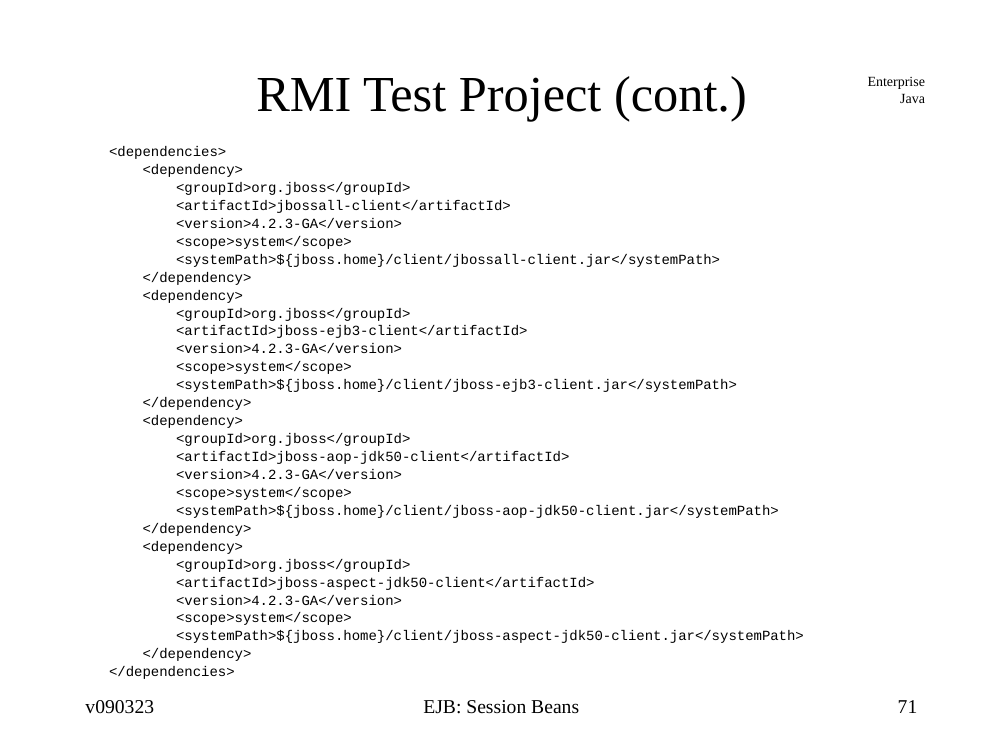
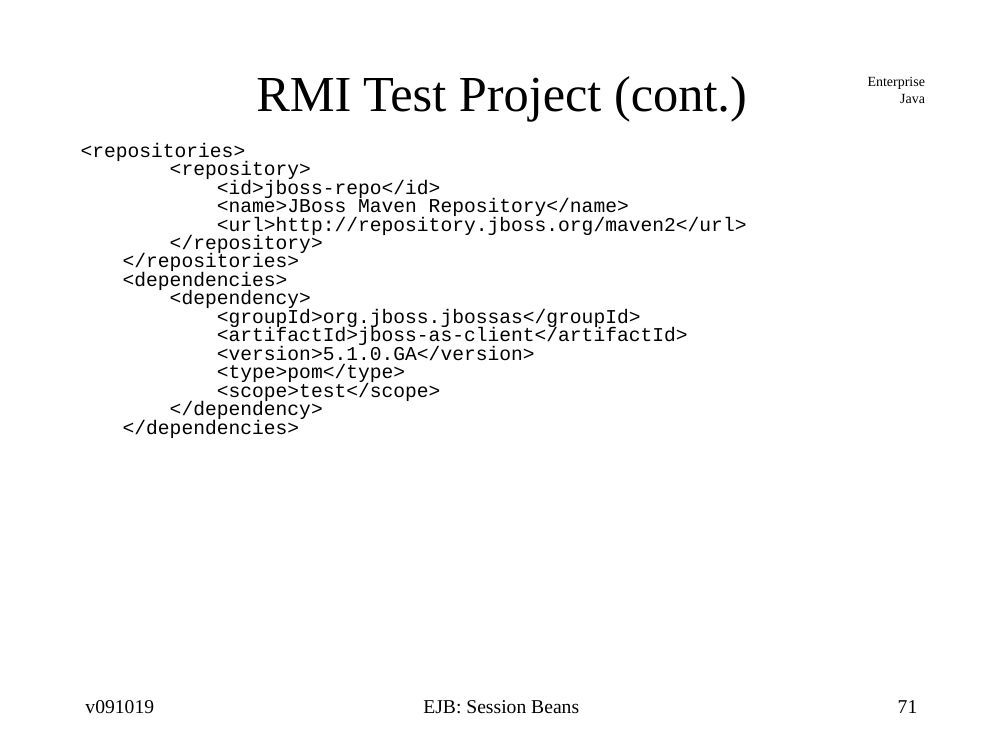
Before and after one commit to jcstaff/ejava-javaee, a slide deck: slide 71 of ejbsessionBank/src/site/resources/lectures/ejbSession.ppt. Drawn at 1008x756 pixels with LibreOffice and Linux fonts; fonts in the diff are those of the drawing. Boxes give left, top, right and bottom in pixels: in the first picture for what was removed or moved away, otherwise in the second. Text is boxed around its words. In the diff, an @@ line names an element or a change of style, - is before the commit and + after.

Commit message:
updated slides for JBoss 5

```diff
--- a/ejbsessionBank/src/site/resources/lectures/ejbSession.ppt
+++ b/ejbsessionBank/src/site/resources/lectures/ejbSession.ppt
@@ text at [81, 143, 747, 274]: paragraphs added @@
+<repositories>
+<repository>
+<id>jboss-repo</id>
+<name>JBoss Maven Repository</name>
+<url>http://repository.jboss.org/maven2</url>
+</repository>
+</repositories>
@@ text at [123, 272, 323, 438]: size 10 to 14 pt in "<dependencies>", "<dependency>", "</dependency>", "</dependencies>"; line spacing 0.4 to 0.31 @@
@@ text at [217, 309, 688, 403]: text changed; size 10 to 14 pt @@
-<groupId>org.jboss</groupId>
-<artifactId>jbossall-client</artifactId>
-<version>4.2.3-GA</version>
-<scope>system</scope>
-<systemPath>${jboss.home}/client/jbossall-client.jar</systemPath>
-</dependency>
-<dependency>
-<groupId>org.jboss</groupId>
-<artifactId>jboss-ejb3-client</artifactId>
-<version>4.2.3-GA</version>
-<scope>system</scope>
-<systemPath>${jboss.home}/client/jboss-ejb3-client.jar</systemPath>
-</dependency>
-<dependency>
-<groupId>org.jboss</groupId>
-<artifactId>jboss-aop-jdk50-client</artifactId>
-<version>4.2.3-GA</version>
-<scope>system</scope>
-<systemPath>${jboss.home}/client/jboss-aop-jdk50-client.jar</systemPath>
-</dependency>
-<dependency>
-<groupId>org.jboss</groupId>
-<artifactId>jboss-aspect-jdk50-client</artifactId>
-<version>4.2.3-GA</version>
-<scope>system</scope>
-<systemPath>${jboss.home}/client/jboss-aspect-jdk50-client.jar</systemPath>
+<groupId>org.jboss.jbossas</groupId>
+<artifactId>jboss-as-client</artifactId>
+<version>5.1.0.GA</version>
+<type>pom</type>
+<scope>test</scope>
@@ text at [85, 700, 154, 714]: text changed @@
-v090323
+v091019
```
Also in this commit, not shown: 74 other slides changed, 3 other files.
